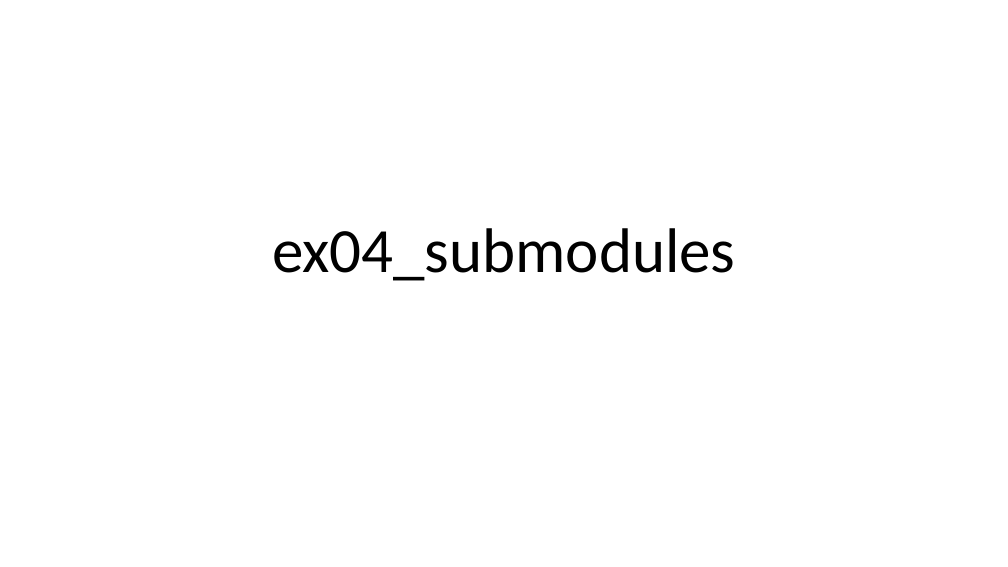
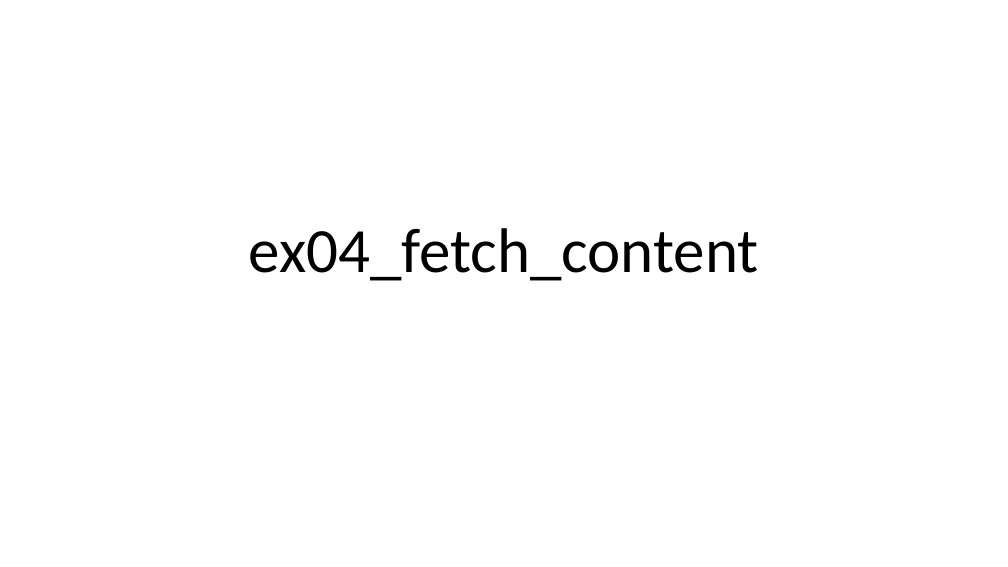
Before and after one commit to daniel-zint/cmake-basics, a slide deck: slide 12 of Cmake And vcpkg.pptx (slide 11 before the commit). Drawn at 1008x567 pixels with LibreOffice and Linux fonts; fonts in the diff are those of the drawing. Boxes give left, top, right and bottom in pixels: in the first picture for what was removed or moved away, otherwise in the second. Text is boxed around its words. In the diff, an @@ line names an element or a change of style, - is before the commit and + after.

Commit message:
Add example for fetch_content.

```diff
--- a/Cmake And vcpkg.pptx
+++ b/Cmake And vcpkg.pptx
@@ title at <box>249,228,759,281</box>: text changed @@
-ex04_submodules
+ex04_fetch_content
```
Also in this commit, not shown: 1 slide added, 9 other files.
